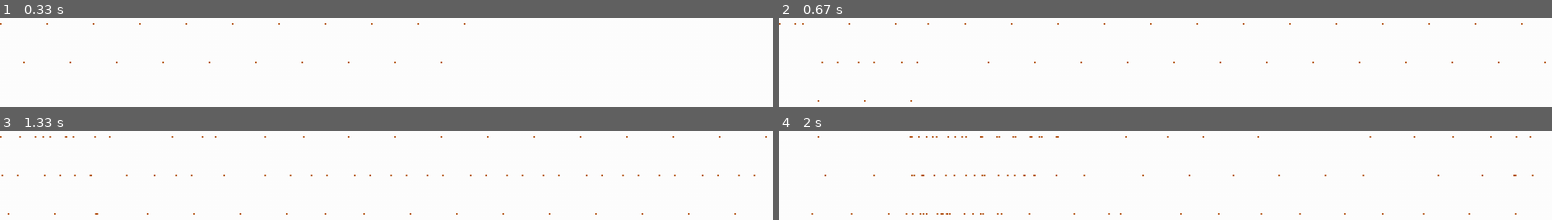
Above: before the commit, frames 1-4 (two rows, left to right).
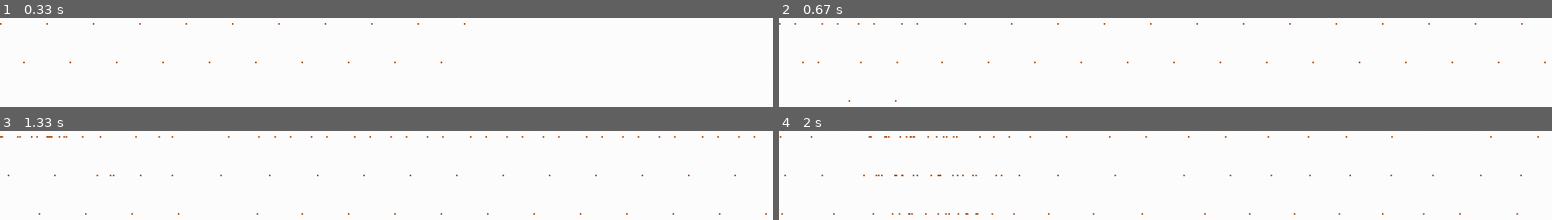
Above: after the commit, the same moments.

Repository: atonderski/TrafficMadness
Game: pygame game, started from traffic_madness/main.py
The game is run twice, just before and just after one commit, with the same random seed, the same clock (stepped at 60 frames per second) and the same inputs.
Inputs:
- Up to frame 1 (0.33 s): no input
- Up to frame 2 (0.67 s): no input
- Up to frame 3 (1.33 s): no input
- Up to frame 4 (2 s): no input

Frame 1 is identical in both runs. In frame 2, 0.1% of the frame differs, in the area x 3-22%, y 5-95%; in frame 3, 0.8%; in frame 4, 0.9%, in the area x 0-99%, y 5-95%.

Commit message:
Add proper wrapping of neighbours

Diff:
--- a/traffic_madness/track/trackbucket.py
+++ b/traffic_madness/track/trackbucket.py
@@ -1,8 +1,5 @@
 import itertools
-
-from traffic_madness.car.aggressive_car import AggressiveCar
-from traffic_madness.car.simple_car import SimpleCar
-from traffic_madness.config import Config
+from copy import deepcopy
 
 
 class TrackBucket():
@@ -63,16 +60,29 @@
             last bucket, the first bucket is returned as (iii)."""
         curr_ind = self._get_index_from_position(position)
         prev_ind = curr_ind - 1
-        next_ind = (curr_ind + 1) % len(self.bucket_list)
+        next_ind = curr_ind + 1
 
         nearby_cars = []
         for lane in range(self.num_lanes):
             cars_in_lane = []
             for bucket_ind in [prev_ind, curr_ind, next_ind]:
-                cars_in_bucket_and_lane = [
-                    car for car in self.bucket_list[bucket_ind] if
-                    car.lane == lane]
-                cars_in_bucket_and_lane.sort(key=lambda x: x.position)
-                cars_in_lane += cars_in_bucket_and_lane
+                cars_in_lane_bucket = self._get_cars_in_bucket(
+                    bucket_index=bucket_ind, lane=lane)
+                cars_in_lane += cars_in_lane_bucket
             nearby_cars.append(cars_in_lane)
         return nearby_cars
+
+    def _get_cars_in_bucket(self, bucket_index, lane):
+        true_bucket_index = bucket_index % len(self.bucket_list)
+        cars = [car for car in self.bucket_list[true_bucket_index] if
+                car.lane == lane]
+        if bucket_index > len(self.bucket_list):
+            cars = [deepcopy(car) for car in cars]
+            for car in cars:
+                car.position += self.track_length
+        if bucket_index < 0:
+            cars = [deepcopy(car) for car in cars]
+            for car in cars:
+                car.position -= self.track_length
+        cars.sort(key=lambda x: x.position)
+        return cars
